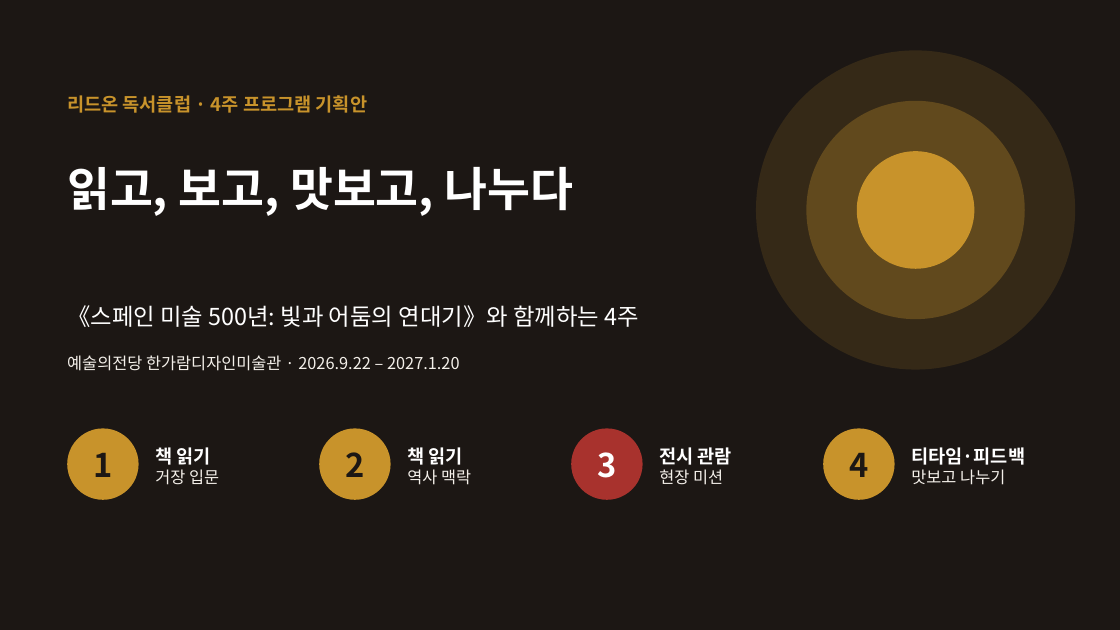
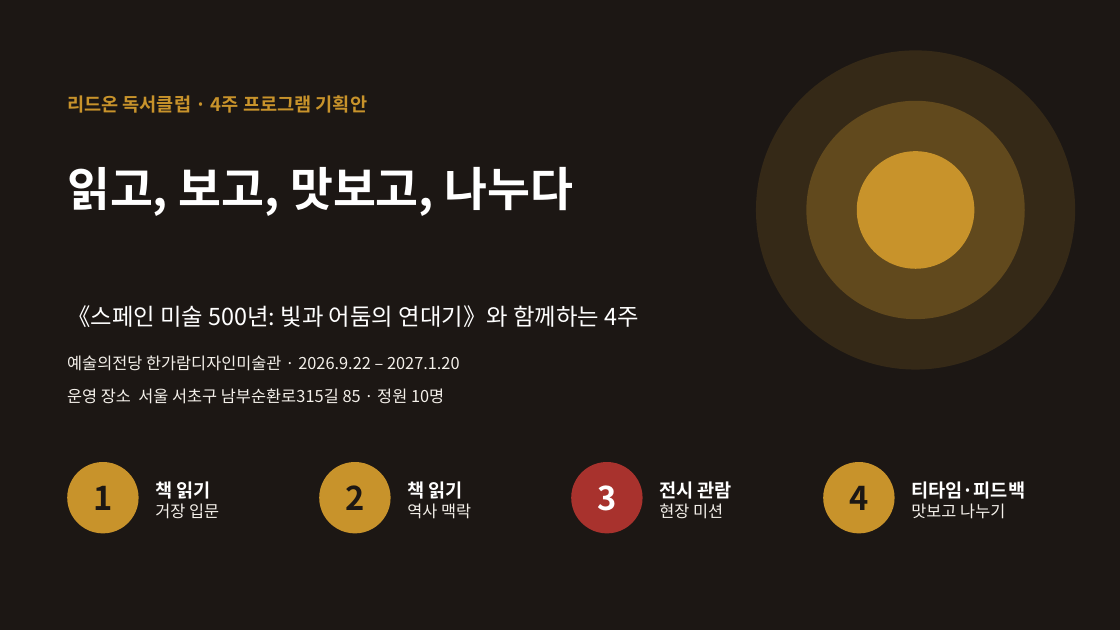
Before and after one commit to hyunjuwork-7923/-, a slide deck: slide 1 of deck/readon_spain_art_club.pptx. Drawn at 1120x630 pixels with LibreOffice and Linux fonts; fonts in the diff are those of the drawing. Boxes give left, top, right and bottom in pixels: in the first picture for what was removed or moved away, otherwise in the second. Text is boxed around its words. In the diff, an @@ line names an element or a change of style, - is before the commit and + after.

```diff
--- a/deck/readon_spain_art_club.pptx
+++ b/deck/readon_spain_art_club.pptx
@@ text added at box(67, 388, 444, 404), 14 pt, text #F4F0EA @@
+운영 장소 서울 서초구 남부순환로315길 85 · 정원 10명
@@ 8 texts, 4 ellipses: place and size @@
-8 texts, 4 ellipses at box(67, 429, 1025, 500)
+8 texts, 4 ellipses at box(67, 462, 1025, 534)
```
Also in this commit, not shown: 2 other slides changed, 1 slide added, 1 slide removed, 2 other files.
